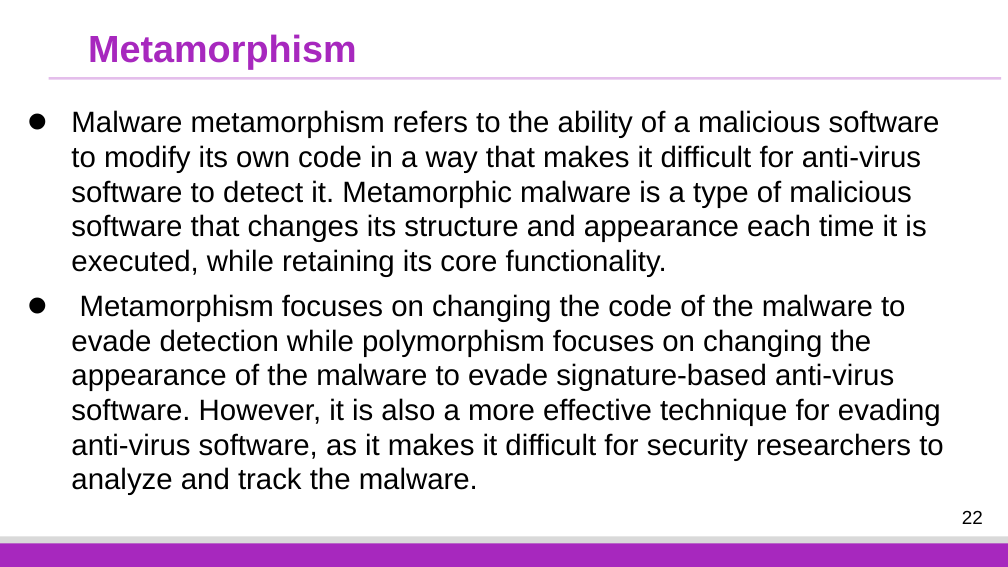
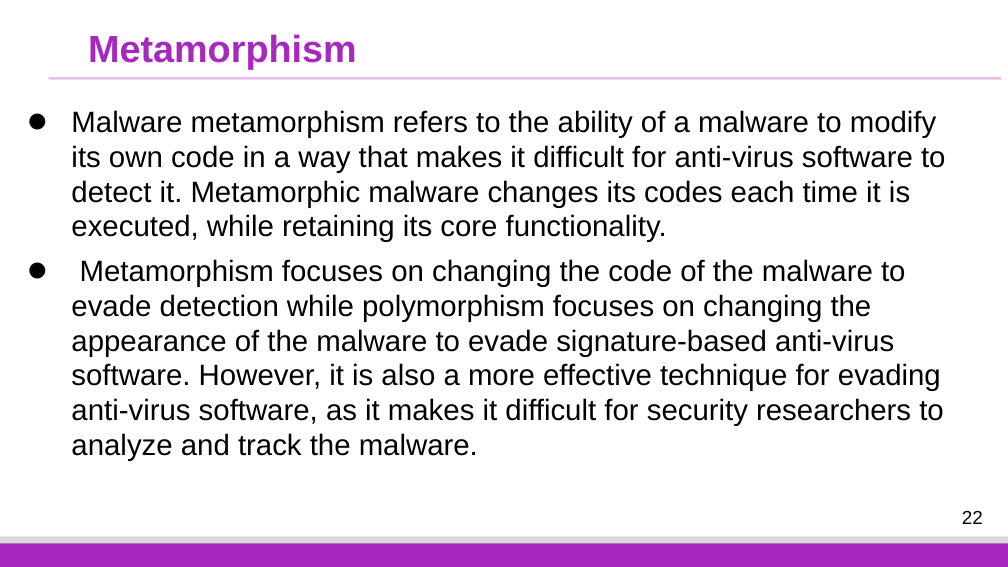
Before and after one commit to fangtian-zhong/fangtian-zhong.github.io, a slide deck: slide 22 of assets/slides/CSCI_591_Malicious_Code_Analysis_12.pptx. Drawn at 1008x567 pixels with LibreOffice and Linux fonts; fonts in the diff are those of the drawing; background and template pictures are left out. Boxes give left, top, right and bottom in pixels: in the first picture for what was removed or moved away, otherwise in the second. Text is boxed around its words. In the diff, an @@ line names an element or a change of style, - is before the commit and + after.

```diff
--- a/assets/slides/CSCI_591_Malicious_Code_Analysis_12.pptx
+++ b/assets/slides/CSCI_591_Malicious_Code_Analysis_12.pptx
@@ text at box(71, 110, 945, 242): text changed @@
-• Malware metamorphism refers to the ability of a malicious software to modify its own code in a way that makes it difficult for anti-virus software to detect it. Metamorphic malware is a type of malicious software that changes its structure and appearance each time it is executed, while retaining its core functionality.
+• Malware metamorphism refers to the ability of a malware to modify its own code in a way that makes it difficult for anti-virus software to detect it. Metamorphic malware changes its codes each time it is executed, while retaining its core functionality.
```
Also in this commit, not shown: 10 other slides changed.
